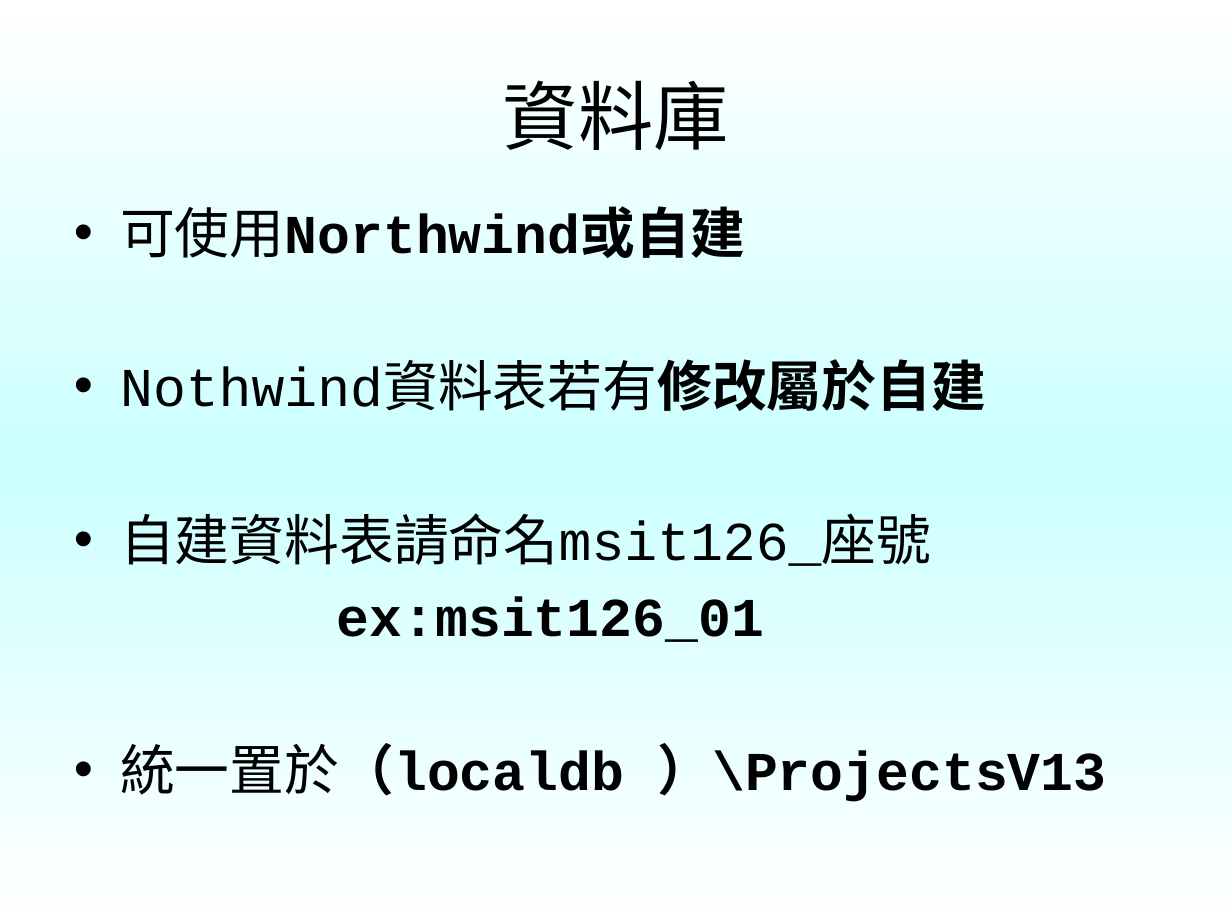
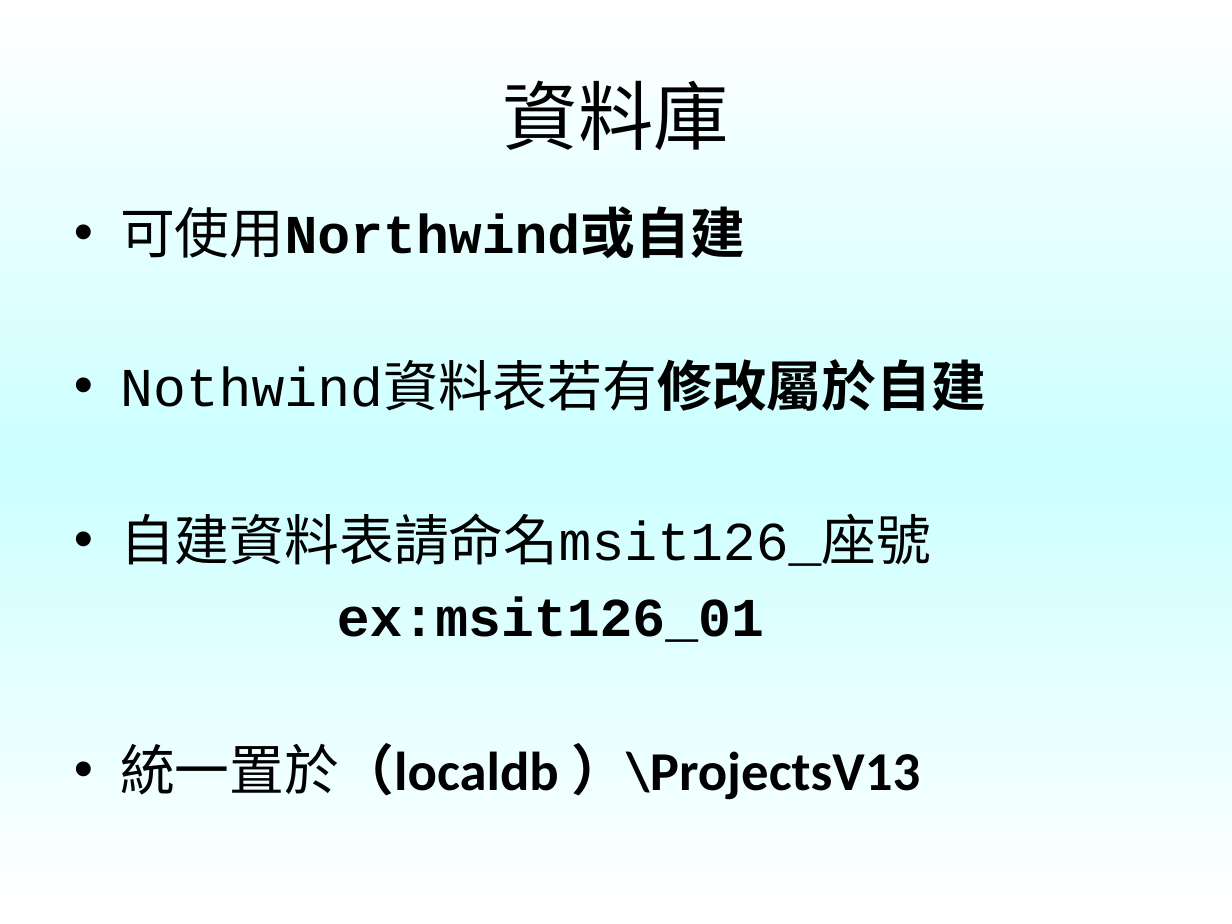
Before and after one commit to III-MSIT123-Group5/RoryRoryCC, a slide deck: slide 7 of MSIT126期中專題.pptx. Drawn at 1232x924 pixels with LibreOffice and Linux fonts; fonts in the diff are those of the drawing. Boxes give left, top, right and bottom in pixels: in the first picture for what was removed or moved away, otherwise in the second. Text is boxed around its words. In the diff, an @@ line names an element or a change of style, - is before the commit and + after.

```diff
--- a/MSIT126期中專題.pptx
+++ b/MSIT126期中專題.pptx
@@ text at (x1=120, y1=743, x2=921, y2=800): font Courier New to Calibri in "統一置於（localdb ）\ProjectsV13" @@
```
